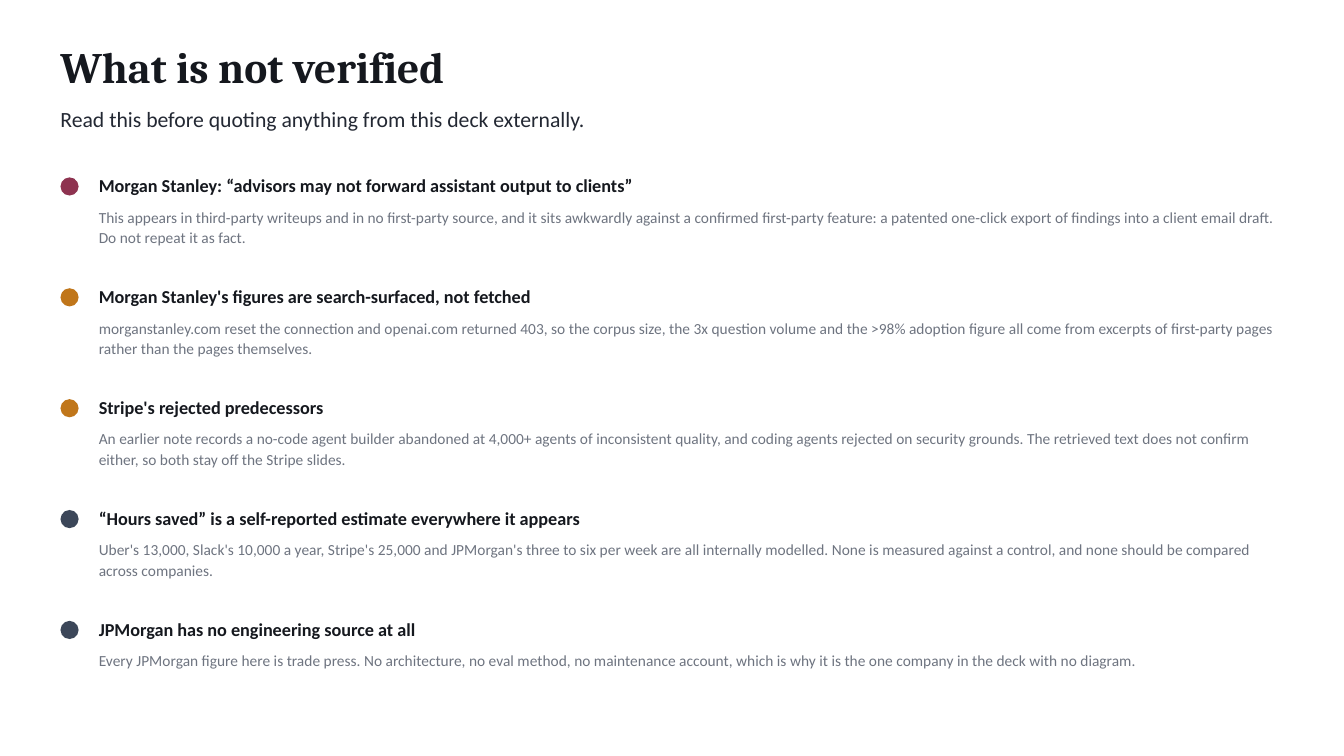
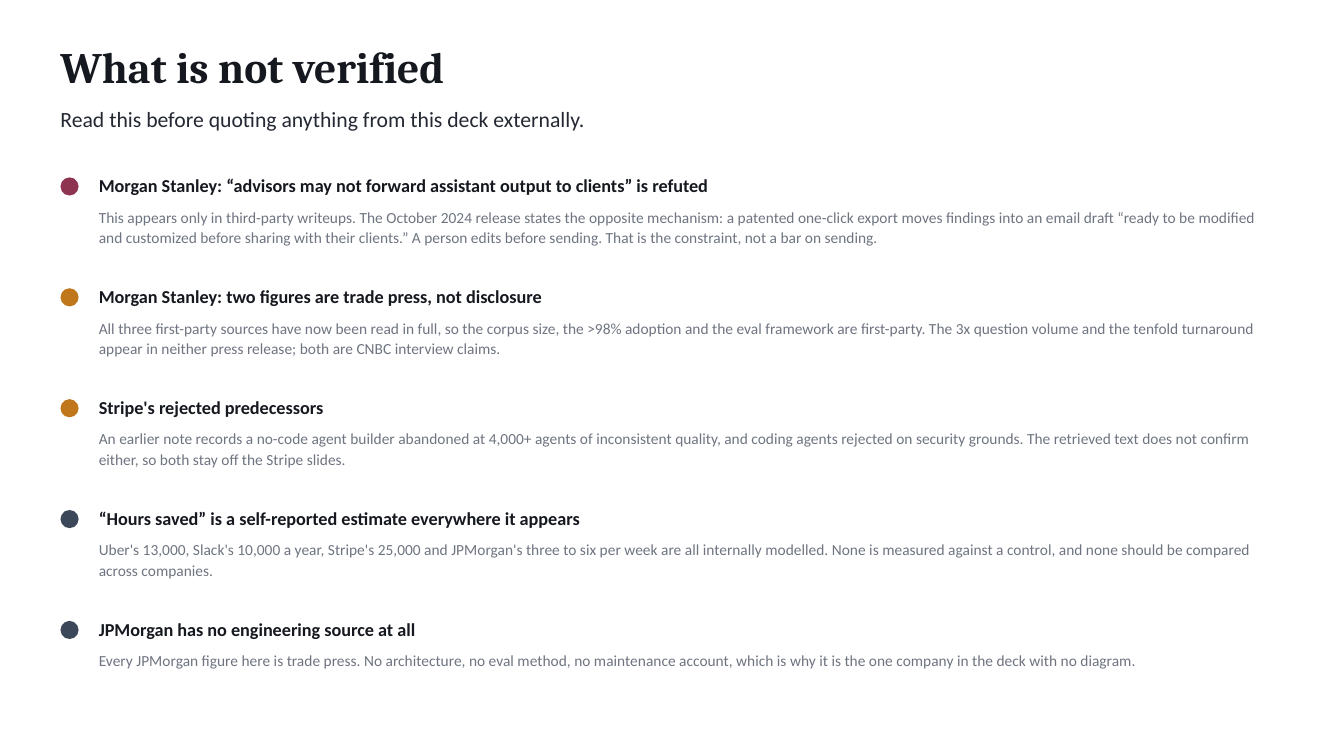
Before and after one commit to chntnm/companywiki, a slide deck: slide 23 of Internal-Knowledge-Bases-Prior-Art-v2.pptx. Drawn at 1344x756 pixels with LibreOffice and Linux fonts; fonts in the diff are those of the drawing. Boxes give left, top, right and bottom in pixels: in the first picture for what was removed or moved away, otherwise in the second. Text is boxed around its words. In the diff, an @@ line names an element or a change of style, - is before the commit and + after.

```diff
--- a/Internal-Knowledge-Bases-Prior-Art-v2.pptx
+++ b/Internal-Knowledge-Bases-Prior-Art-v2.pptx
@@ text at [99,178,708,195]: text changed @@
-Morgan Stanley: “advisors may not forward assistant output to clients”
+Morgan Stanley: “advisors may not forward assistant output to clients” is refuted
@@ text at [99,212,1255,246]: text changed @@
-This appears in third-party writeups and in no first-party source, and it sits awkwardly against a confirmed first-party feature: a patented one-click export of findings into a client email draft. Do not repeat it as fact.
+This appears only in third-party writeups. The October 2024 release states the opposite mechanism: a patented one-click export moves findings into an email draft “ready to be modified and customized before sharing with their clients.” A person edits before sending. That is the constraint, not a bar on sending.
@@ text at [99,290,542,306]: text changed @@
-Morgan Stanley's figures are search-surfaced, not fetched
+Morgan Stanley: two figures are trade press, not disclosure
@@ text at [99,323,1254,357]: text changed @@
-morganstanley.com reset the connection and openai.com returned 403, so the corpus size, the 3x question volume and the >98% adoption figure all come from excerpts of first-party pages rather than the pages themselves.
+All three first-party sources have now been read in full, so the corpus size, the >98% adoption and the eval framework are first-party. The 3x question volume and the tenfold turnaround appear in neither press release; both are CNBC interview claims.
```
Also in this commit, not shown: 7 other slides changed, 3 other files.
